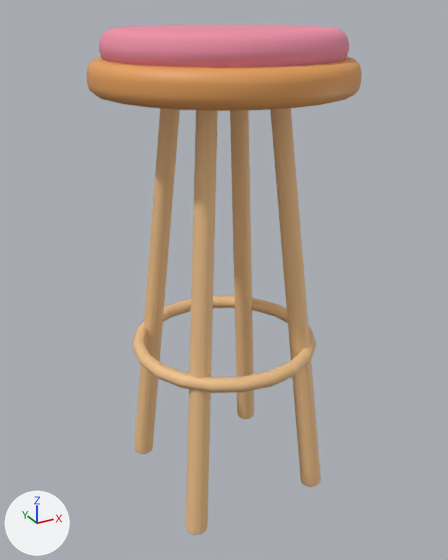
What one commit did to the glTF model assets/custom/models/bar-stool.glb.
Before and after are seen from a 50 mm camera at (-0.467, -0.848, 0.818) aimed at (0.0, 0.0, 0.395). Every picture has the same lights, and +X, +Y and +Z are marked at lower left. The older version comes first. Vertices at exactly the same position are counted once.

The older version as bpy lines, for what is in view:
```python
me_bar_stool = bpy.data.meshes.new('bar-stool')
me_bar_stool.from_pydata(...)  # 1272 vertices, 2520 faces; spans x -0.2..0.2, y -0.2..0.2, z 0.0..0.792
# faces by material slot: [1760, 380, 380]
me_bar_stool.materials.append(mat_f_light)  # beige #f2c48d
me_bar_stool.materials.append(mat_f_wood)  # orange #e8a25c
me_bar_stool.materials.append(mat_stool_cushion)  # pink #ee8fa6
ob_bar_stool = bpy.data.objects.new('bar-stool', me_bar_stool)
ob_bar_stool.location = (0.0, 0.0, 0.0)
```
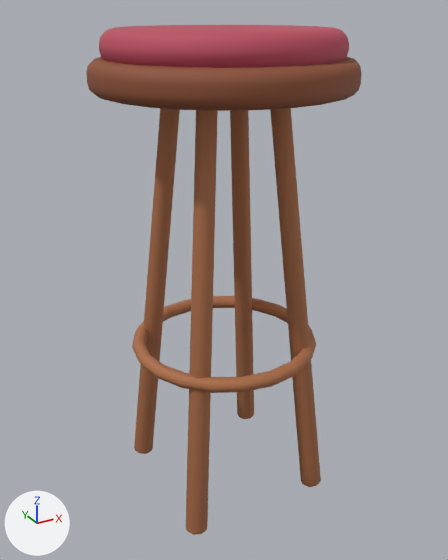
Pixel boxes [x1, y1, x2, y2] of what changed, in the pictures (448 x 560 px):
part 1 of me_bar_stool, recoloured (darker): [132, 108, 321, 535] in both
part 2 of me_bar_stool, recoloured (darker): [86, 57, 362, 111] in both
part 3 of me_bar_stool, recoloured (darker): [99, 25, 349, 68] in both

What changed in the scene script:
```text
Add mat_paint:
    mat_paint = bpy.data.materials.new('paint')
    mat_paint.use_nodes = True; mat_paint.node_tree.nodes.clear()
    _N = mat_paint.node_tree.nodes; _L = mat_paint.node_tree.links
    n0 = _N.new('ShaderNodeBsdfPrincipled'); n0.name = 'Principled BSDF'
    n0.inputs[2].default_value = 0.72  # 'Roughness'
    n1 = _N.new('ShaderNodeOutputMaterial'); n1.name = 'Material Output'
    n2 = _N.new('ShaderNodeVertexColor'); n2.name = 'Color Attribute'
    _L.new(n0.outputs[0], n1.inputs[0])  # 'BSDF' to 'Surface'
    _L.new(n2.outputs[0], n0.inputs[0])  # 'Color' to 'Base Color'
Change me_bar_stool:
    where me_bar_stool.from_pydata(...)  # 1272 vertices, 2520 faces; spans x -0.2..0.2, y -0.2..0.2, z 0.0..0.792
    used by ob_bar_stool; location = (0.0, 0.0, 0.0)
    me_bar_stool part 1: all 1760 faces that had it switch from mat_f_light (beige #f2c48d) to mat_paint
    me_bar_stool part 2: all 380 faces that had it switch from mat_f_wood (orange #e8a25c) to mat_paint
    me_bar_stool part 3: all 380 faces that had it switch from mat_stool_cushion (pink #ee8fa6) to mat_paint
    me_bar_stool part 4: vertex colours changed
```
